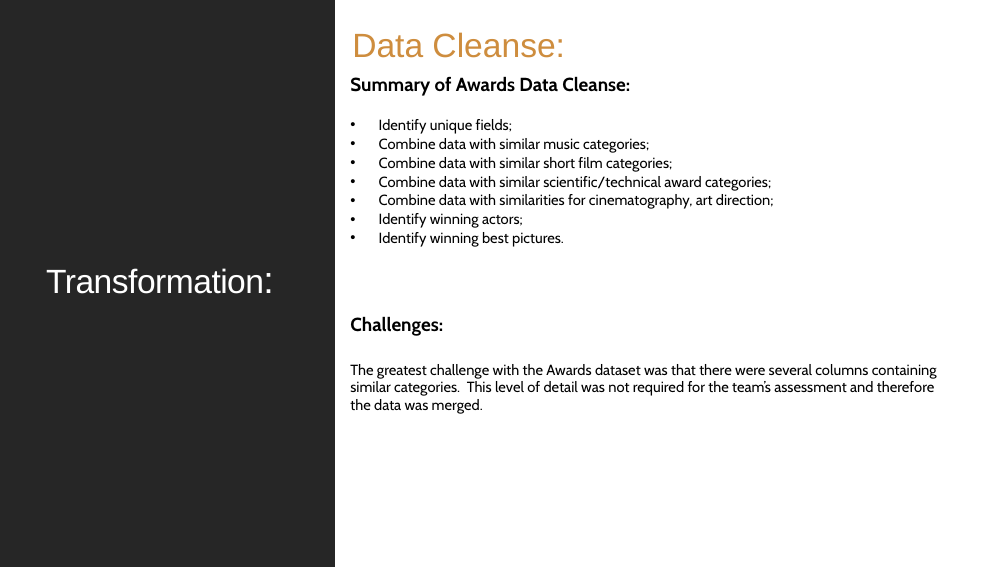
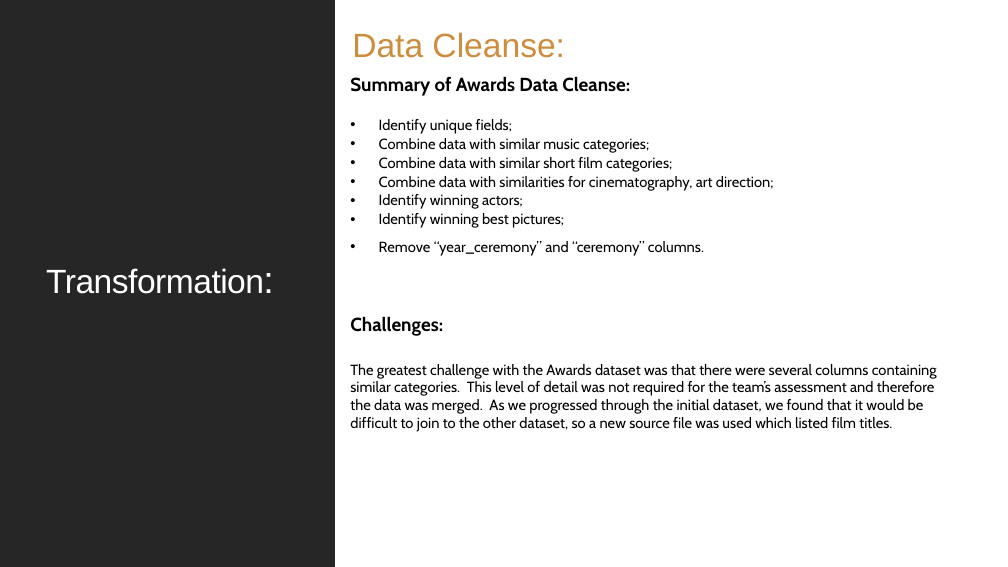
Before and after one commit to LJeanParrish/Oscars-Ratings-and-Films-Oh-Py, a slide deck: slide 5 of DRAFT Presentation.pptx. Drawn at 1008x567 pixels with LibreOffice and Linux fonts; fonts in the diff are those of the drawing. Boxes give left, top, right and bottom in pixels: in the first picture for what was removed or moved away, otherwise in the second. Text is boxed around its words. In the diff, an @@ line names an element or a change of style, - is before the commit and + after.

Commit message:
Updated draft presentation

```diff
--- a/DRAFT Presentation.pptx
+++ b/DRAFT Presentation.pptx
@@ text at box(379, 176, 771, 191): paragraph removed @@
-• Combine data with similar scientific/technical award categories;
@@ text at box(379, 213, 704, 256): text changed @@
-• Identify winning best pictures.
+• Identify winning best pictures;
+• Remove “year_ceremony” and “ceremony” columns.
@@ text at box(350, 364, 937, 432): text changed @@
-The greatest challenge with the Awards dataset was that there were several columns containing similar categories. This level of detail was not required for the team’s assessment and therefore the data was merged.
+The greatest challenge with the Awards dataset was that there were several columns containing similar categories. This level of detail was not required for the team’s assessment and therefore the data was merged. As we progressed through the initial dataset, we found that it would be difficult to join to the other dataset, so a new source file was used which listed film titles.
```
Also in this commit, not shown: 1 other slide changed, 1 slide added.
